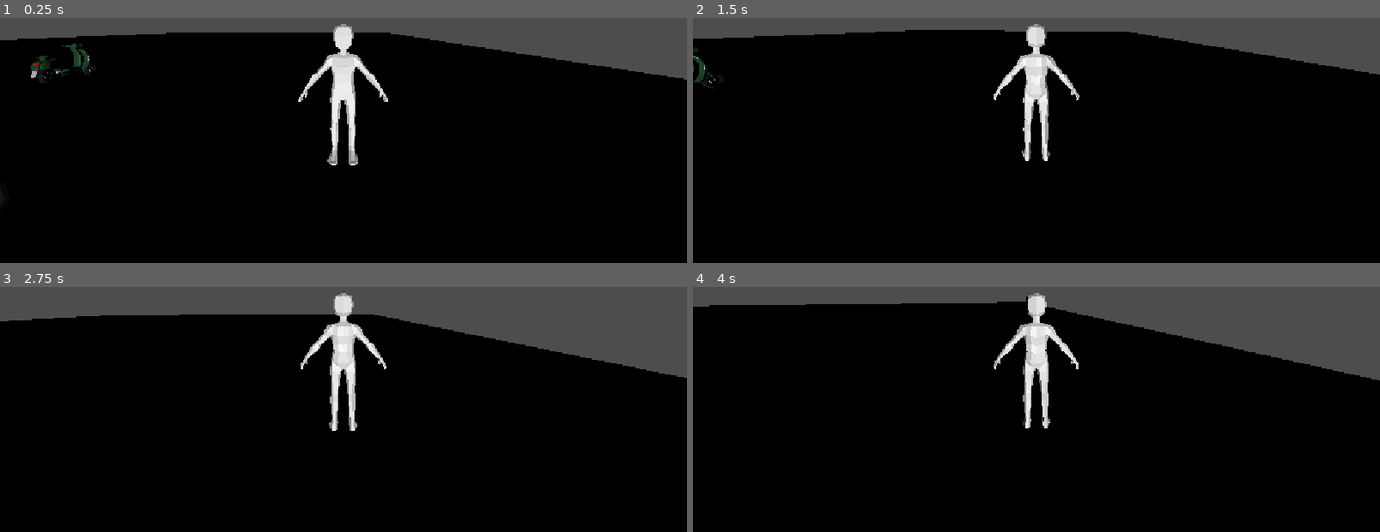
Above: before the commit, frames 1-4 (two rows, left to right).
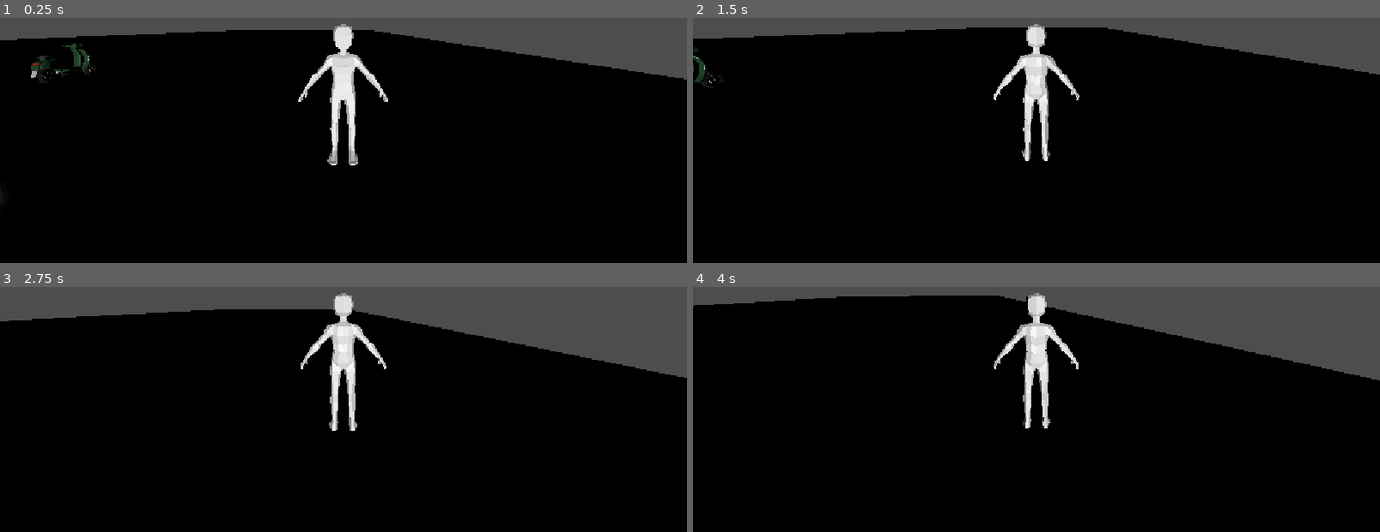
Above: after the commit, the same moments.

Repository: KyomotoFanAccount/last-order-to-go-game
Game: Godot game, scene res://scenes/world/testworld.tscn
Two runs of this game, one before a commit and one after it. Both use one fixed random seed, a clock stepped at 60 frames per second and the inputs below. This scene is started directly instead of the project's main scene.
Inputs (mouse positions are in pixels of both pictures, inside the frame that each line leads up to):
- Up to frame 1 (0.25 s): no input
- Up to frame 2 (1.5 s): tap Enter (ui_accept) at 0.5, 0.77 s; move the mouse to (1070, 69) at 0.52 s; hold Space 0.53-1.28 s; hold W (move_forward) from 0.53 s (still down); tap E (interact) at 0.6 s; move the mouse to (1002, 71) at 1.27 s; tap Space at 1.35 s
- Up to frame 3 (2.75 s): keep holding W (move_forward); tap Enter (ui_accept) at 1.52 s; tap E (interact) at 1.55, 2.1 s; move the mouse to (357, 333) at 2.02 s; hold Space from 2.03 s (still down)
- Up to frame 4 (4 s): keep holding W (move_forward); move the mouse to (1029, 345) at 2.77 s; release Space at 2.78 s; tap Space at 2.85 s; tap Enter (ui_accept) at 3.02, 3.77 s; tap E (interact) at 3.05, 3.6 s; move the mouse to (1084, 343) at 3.52 s; hold Space from 3.53 s (still down)

The runs differ from the first frame. In frame 1, 0.2% of the frame differs, in the area x 28-56%, y 4-6%; in frame 2, 0.3%; in frame 3, 0.5%; in frame 4, 1.1%, in the area x 0-48%, y 3-9%.

Commit message:
movimento moto melhorado steve jobs me nota

Diff:
--- a/scenes/vehicles/Motorcycle.gd
+++ b/scenes/vehicles/Motorcycle.gd
@@ -1,14 +1,24 @@
 extends VehicleBody3D
 
 @export_group("Força do Veículo")
-@export var max_engine_force: float = 300.0  # Aumentado um pouco para garantir força
+@export var max_engine_force: float = 300.0
 @export var max_brake_force: float = 20.0
 @export var max_steer_angle: float = 0.5  # Radianos (~28 a 30 graus)
 @export var steer_speed: float = 2.5
 
+@export_group("Empinar (Wheelie)")
+@export var wheelie_torque: float = 200.0
+
+@export_group("Câmera")
+@export var mouse_sensitivity: float = 0.003
+@export var min_pitch: float = -60.0
+@export var max_pitch: float = 50.0
+
 @export_group("Interação")
 @export var interact_distance: float = 3.0
 
+@onready var camera_rig: Node3D = $CameraRig
+@onready var spring_arm: SpringArm3D = $CameraRig/SpringArm3D
 @onready var camera: Camera3D = $CameraRig/SpringArm3D/Camera3D
 @onready var dismount_position: Marker3D = $DismountPosition
 @onready var roda_traseira: VehicleWheel3D = $RodaTraseira
@@ -21,18 +31,39 @@
 	if camera:
 		camera.current = false
 
+func _unhandled_input(event: InputEvent) -> void:
+	if not is_mounted:
+		return
+
+	# Liberta o rato com o ESC
+	if event is InputEventKey and event.pressed and event.keycode == KEY_ESCAPE:
+		Input.mouse_mode = Input.MOUSE_MODE_VISIBLE
+
+	# Controlo da câmara com o rato
+	if event is InputEventMouseMotion and Input.mouse_mode == Input.MOUSE_MODE_CAPTURED:
+		# Rotação vertical (Pitch) no SpringArm3D
+		if spring_arm:
+			spring_arm.rotation.x -= event.relative.y * mouse_sensitivity
+			spring_arm.rotation.x = clampf(
+				spring_arm.rotation.x,
+				deg_to_rad(min_pitch),
+				deg_to_rad(max_pitch)
+			)
+
+		# Rotação horizontal (Yaw) apenas no CameraRig (a moto fica a direito)
+		if camera_rig:
+			camera_rig.rotation.y -= event.relative.x * mouse_sensitivity
+
 func _physics_process(delta: float) -> void:
 	if is_mounted:
 		_process_vehicle_inputs(delta)
 		_check_dismount()
 	else:
-		# Quando ninguém está a conduzir, zera a força e trava
 		engine_force = 0.0
 		brake = 5.0
 		_check_mount()
 
 func _process_vehicle_inputs(delta: float) -> void:
-	# Aceleração (W para frente, S para trás/travão)
 	var accel_input = 0.0
 	if Input.is_key_pressed(KEY_W):
 		accel_input = 1.0
@@ -47,25 +78,19 @@
 		brake = abs(accel_input) * max_brake_force
 	else:
 		engine_force = 0.0
-		brake = 0.5 # Atrito natural ao soltar as teclas
+		brake = 0.5
 
-	# Direção (A para a esquerda, D para a direita)
 	var target_steer = 0.0
 	if Input.is_key_pressed(KEY_A):
 		target_steer = max_steer_angle
 	elif Input.is_key_pressed(KEY_D):
 		target_steer = -max_steer_angle
 
-	# Inércia/peso no guiador
 	steering = move_toward(steering, target_steer, steer_speed * delta)
 
-	# Diagnóstico visual na consola para ver se a roda está a tocar no chão
-	if roda_traseira and roda_traseira.is_in_contact():
-		# Podes descomentar a linha abaixo se quiseres ver a força a atuar no output
-		# print("A pitar o chão! Força: ", engine_force)
-		pass
-	else:
-		print("AVISO: A roda traseira está no ar ou a colisão da moto está a segurá-la!")
+	# Mecânica de Empinar (Wheelie): W + Espaço
+	if accel_input > 0 and Input.is_key_pressed(KEY_SPACE):
+		apply_torque(global_transform.basis * Vector3(-wheelie_torque, 0, 0))
 
 func _check_mount() -> void:
 	if not _is_interact_just_pressed():
@@ -75,8 +100,7 @@
 	if player == null:
 		return
 
-	var distancia = global_position.distance_to(player.global_position)
-	if distancia <= interact_distance:
+	if global_position.distance_to(player.global_position) <= interact_distance:
 		_mount(player)
 
 func _check_dismount() -> void:
@@ -86,7 +110,7 @@
 
 func _mount(player: Node3D) -> void:
 	is_mounted = true
-	player.queue_free()  # Remove o personagem do mundo
+	player.queue_free()
 
 	if camera:
 		camera.current = true
@@ -97,7 +121,6 @@
 	if camera:
 		camera.current = false
 
-	# Recria o jogador na posição de saída
 	var new_player = _player_scene.instantiate()
 	get_parent().add_child(new_player)
 
--- a/scenes/vehicles/Motorcycle.tscn
+++ b/scenes/vehicles/Motorcycle.tscn
@@ -1,6 +1,6 @@
 [gd_scene format=3 uid="uid://blc0cfgtyf6au"]
 
-[ext_resource type="Script" uid="uid://cydaitycu724t" path="res://scenes/vehicles/motorcycle.gd" id="1_0602f"]
+[ext_resource type="Script" uid="uid://cydaitycu724t" path="res://scenes/vehicles/Motorcycle.gd" id="1_0602f"]
 [ext_resource type="PackedScene" uid="uid://ceeuayk58c3my" path="res://assets/vehicles/low-poly_scooter.glb" id="1_scooter"]
 
 [sub_resource type="BoxShape3D" id="BoxShape3D_moto"]
@@ -10,8 +10,10 @@
 transform = Transform3D(1, 0, 0, 0, 1, 0, 0, 0, 1, -0.119010925, 0, -0.8093562)
 mass = 43.0
 center_of_mass_mode = 1
-center_of_mass = Vector3(0, 0.6, 0)
+center_of_mass = Vector3(0, 0.2, 0)
 script = ExtResource("1_0602f")
+max_engine_force = 500.0
+max_brake_force = 5.0
 
 [node name="Model" type="Node3D" parent="." unique_id=587915281]
 
@@ -36,8 +38,8 @@
 
 [node name="RodaTraseira" type="VehicleWheel3D" parent="." unique_id=262497773]
 transform = Transform3D(-1, 0, -8.742278e-08, 0, 1, 0, 8.742278e-08, 0, -1, 0.11, 0.3, 0.8121133)
-engine_force = 132.61
-brake = 29.47
+engine_force = 150.0
+brake = 8.0
 use_as_traction = true
 wheel_radius = 0.3
 wheel_friction_slip = 40.0
--- a/scenes/world/testworld.tscn
+++ b/scenes/world/testworld.tscn
@@ -7,13 +7,13 @@
 [ext_resource type="PackedScene" uid="uid://dyqrsp6vc5lwh" path="res://scenes/vehicles-backup/Motorcycle.tscn" id="5_axoqh"]
 
 [sub_resource type="BoxMesh" id="BoxMesh_xrivr"]
-size = Vector3(71.52112, 1, 97.83032)
+size = Vector3(71.52112, 1, 234.00757)
 
 [sub_resource type="StandardMaterial3D" id="StandardMaterial3D_0602f"]
 albedo_texture = ExtResource("1_k66ko")
 
 [sub_resource type="BoxShape3D" id="BoxShape3D_13qdw"]
-size = Vector3(70.15674, 1, 98.268555)
+size = Vector3(70.15674, 1, 246.35693)
 
 [node name="Testworld" type="Node3D" unique_id=705770342]
 
@@ -22,12 +22,12 @@
 [node name="Ground" type="StaticBody3D" parent="." unique_id=173510040]
 
 [node name="MeshInstance3D" type="MeshInstance3D" parent="Ground" unique_id=19484018]
-transform = Transform3D(1, 0, 0, 0, 1, 0, 0, 0, 1, -20.76056, -0.5, -33.91516)
+transform = Transform3D(1, 0, 0, 0, 1, 0, 0, 0, 1, -20.76056, -0.5, -40.97815)
 mesh = SubResource("BoxMesh_xrivr")
 surface_material_override/0 = SubResource("StandardMaterial3D_0602f")
 
 [node name="CollisionShape3D" type="CollisionShape3D" parent="Ground" unique_id=158152836]
-transform = Transform3D(1, 0, 0, 0, 1, 0, 0, 0, 1, -20.07837, -0.5, -34.638096)
+transform = Transform3D(1, 0, 0, 0, 1, 0, 0, 0, 1, -20.07837, -0.5, -44.735996)
 shape = SubResource("BoxShape3D_13qdw")
 
 [node name="Player" parent="." unique_id=19288516 instance=ExtResource("1_tve7f")]
